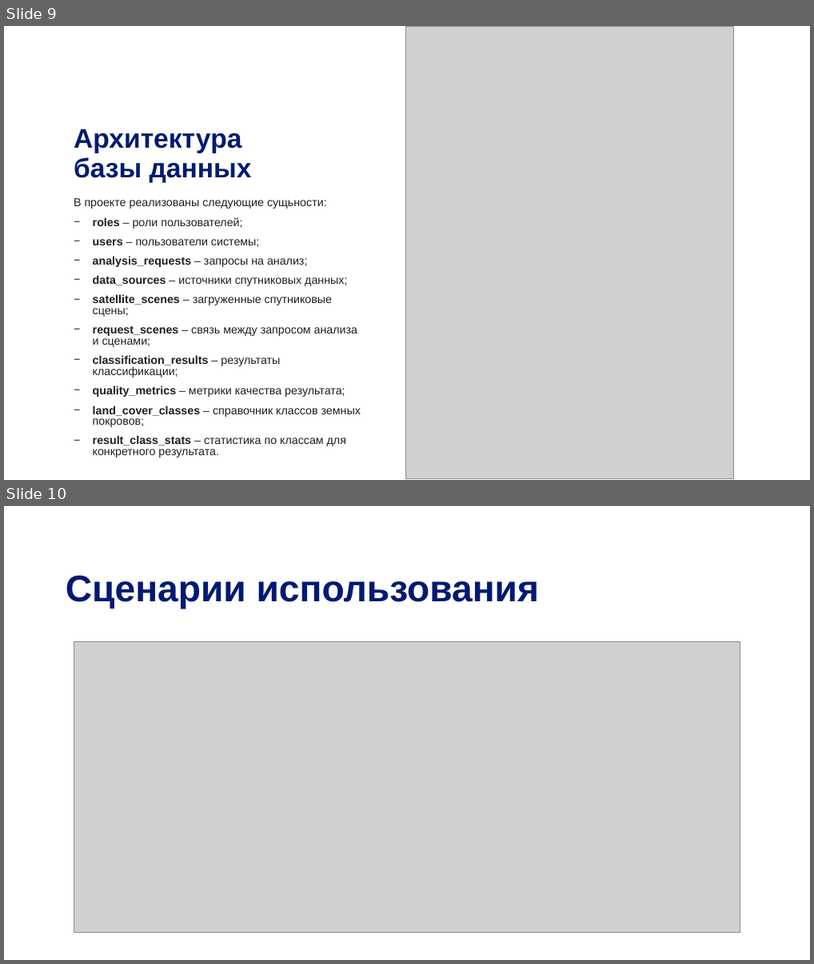
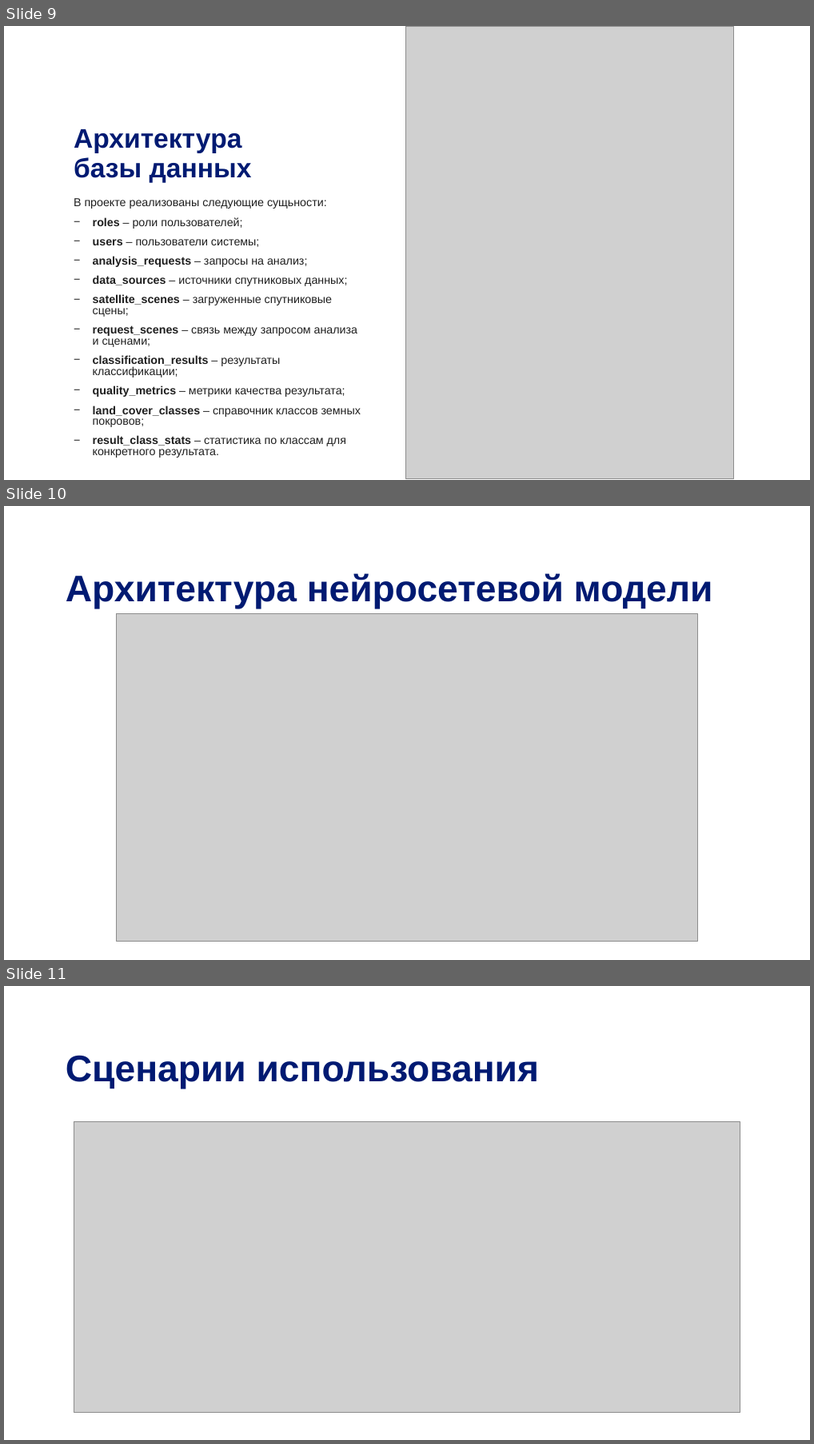
Before and after one commit to DinRazar/ispm, a slide deck: Работа_10_Этоговая преза УПИС.pptx. Shown one above the other, each under a label of ours: slides 9 and 10 before the commit, slides 9, 10 and 11 after it. The pictures are 814x964 and 814x1444 pixels, drawn with LibreOffice and Linux fonts; fonts in the diff are those of the drawing; grey boxes stand for pictures; background and template pictures are left out. Boxes give left, top, right and bottom in pixels: in the first picture for what was removed or moved away, otherwise in the second. Text is boxed around its words. In the diff, an @@ line names an element or a change of style, - is before the commit and + after.

```diff
--- a/Работа_10_Этоговая преза УПИС.pptx
+++ b/Работа_10_Этоговая преза УПИС.pptx
@@ slide 10 added at (4, 506, 810, 960), background picture (left out) @@
@@ title added at (66, 573, 714, 609), 44 pt, text #001A72, bold @@
+Архитектура нейросетевой модели
@@ picture added at (117, 614, 698, 941) @@
@@ what was slide 10 is now slide 11 @@
```
Also in this commit, not shown: 1 slide changed.
